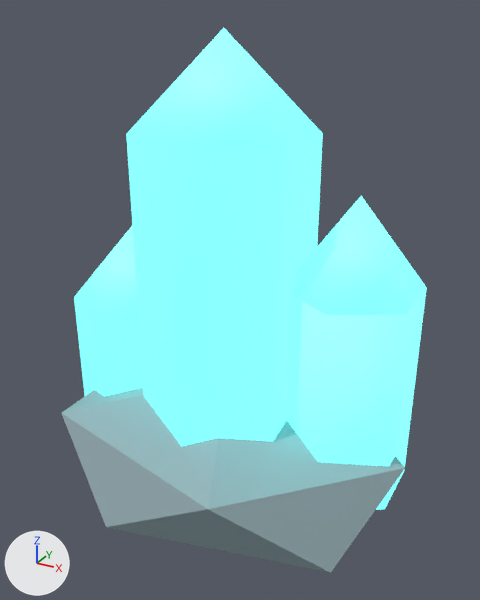
Renders of the glTF model assets/models/resource_quartz.glb from each side of a commit.
Both versions are drawn from a 50 mm camera at (0.45, -0.776, 0.762) aimed at (0.018, 0.01, 0.37). Arrows for +X, +Y and +Z are at lower left; the lights stay in place. The picture after the commit comes second. Vertices at exactly the same position are counted once.

In view in the first picture: 'resource_quartz'.
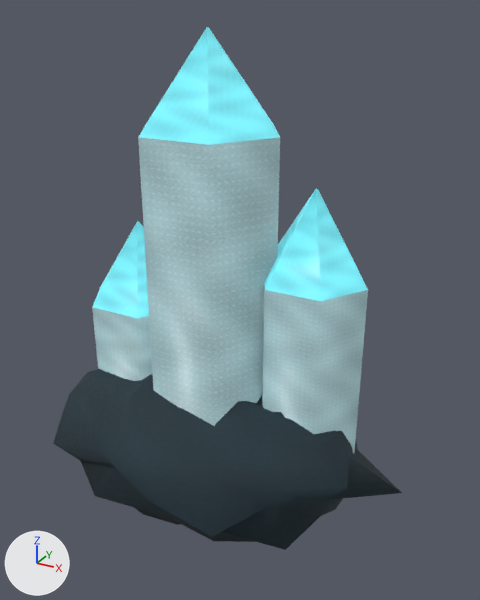
Boxes (x1, y1, x2, y2) around the edits, measured in the pictures (480 x 600 px; the box of a moved part takes in the faces that stretch with it):
'resource_quartz', reshaped, recoloured
    before: (62, 28, 427, 573)
    after: (53, 27, 402, 550)
part 1 of me_棱角球_103, rebuilt (28% narrower)
    before: (126, 28, 323, 446)
    after: (138, 27, 280, 426)
part 2 of me_棱角球_103, rebuilt
    before: (74, 226, 143, 396)
    after: (92, 221, 153, 381)
part 3 of me_棱角球_103, rebuilt
    before: (62, 388, 405, 573)
    after: (53, 369, 402, 550)
part 4 of me_棱角球_103, added (cyan)
    after: (262, 189, 368, 453)
part 5 of me_棱角球_103, moved or reshaped (not visible afterwards)
    before: (287, 196, 427, 510)

What changed in the scene script:
```text
Add img_resource_quartz_normal:
    img_resource_quartz_normal = load_image('resource_quartz_normal', '_unpacked/resource_quartz_normal', 1024, 1024, 'Non-Color')
Add img_resource_quartz_albedo:
    img_resource_quartz_albedo = load_image('resource_quartz_albedo', '_unpacked/resource_quartz_albedo', 1024, 1024, 'sRGB')
Add img_resource_quartz_emission:
    img_resource_quartz_emission = load_image('resource_quartz_emission', '_unpacked/resource_quartz_emission', 1024, 1024, 'sRGB')
Add img_resource_quartz_orm:
    img_resource_quartz_orm = load_image('resource_quartz_orm', '_unpacked/resource_quartz_orm', 1024, 1024, 'Non-Color')
Add mat_resource_quartz_pbr:
    mat_resource_quartz_pbr = bpy.data.materials.new('resource_quartz_PBR')
    # uses the picture img_resource_quartz_albedo
    # uses the picture img_resource_quartz_emission
    # uses the picture img_resource_quartz_normal
    # uses the picture img_resource_quartz_orm
Change me_棱角球_103:
    used by ob_resource_quartz; location = (0.0, 0.0, 0.0)
    remove me_棱角球_103.from_pydata(...)  # 57 vertices, 110 faces; spans x -0.286..0.286, y -0.204..0.204, z 0.0..0.74
    remove me_棱角球_103.materials.append(mat_mihang_limestone_blue)  # greyish cyan #93aaaf
    remove me_棱角球_103.materials.append(mat_mihang_bioluminescent_cyan)  # cyan #73f8f5, glowing cyan #76fffb
    add me_棱角球_103.from_pydata(...)  # 254 vertices, 476 faces; spans x -0.286..0.286, y -0.204..0.204, z 0.0..0.74
    me_棱角球_103 part 1: the loose piece of 13 vertices spanning x -0.113..0.113, y -0.13..0.13, z 0.1..0.74 is rebuilt with 18 vertices and now spans x -0.129..0.081, y -0.087..0.087, z 0.111..0.74, in mat_resource_quartz_pbr
    me_棱角球_103 part 2: the loose piece of 13 vertices spanning x -0.285..-0.095, y -0.07..0.15, z 0.1..0.45 is rebuilt with 18 vertices and now spans x -0.266..-0.088, y -0.043..0.105, z 0.111..0.455, in mat_resource_quartz_pbr
    me_棱角球_103 part 3: the loose piece of 12 vertices spanning x -0.286..0.286, y -0.204..0.204, z 0.0..0.24 is rebuilt with 176 vertices and now spans x -0.286..0.286, y -0.204..0.204, z 0.0..0.26, in mat_resource_quartz_pbr
    me_棱角球_103 part 4: a new loose piece of 18 vertices spanning x 0.041..0.202, y -0.036..0.098, z 0.111..0.543, in mat_resource_quartz_pbr
    me_棱角球_103 part 5
    19 vertices are removed from x 0.093..0.267, y -0.06..0.14, z 0.1..0.54
    30 faces are deleted
    24 vertices are added at x -0.208..0.15, y -0.035..0.061, z 0.14..0.642
    36 new faces join them
    add me_棱角球_103.materials.append(mat_resource_quartz_pbr)
```
